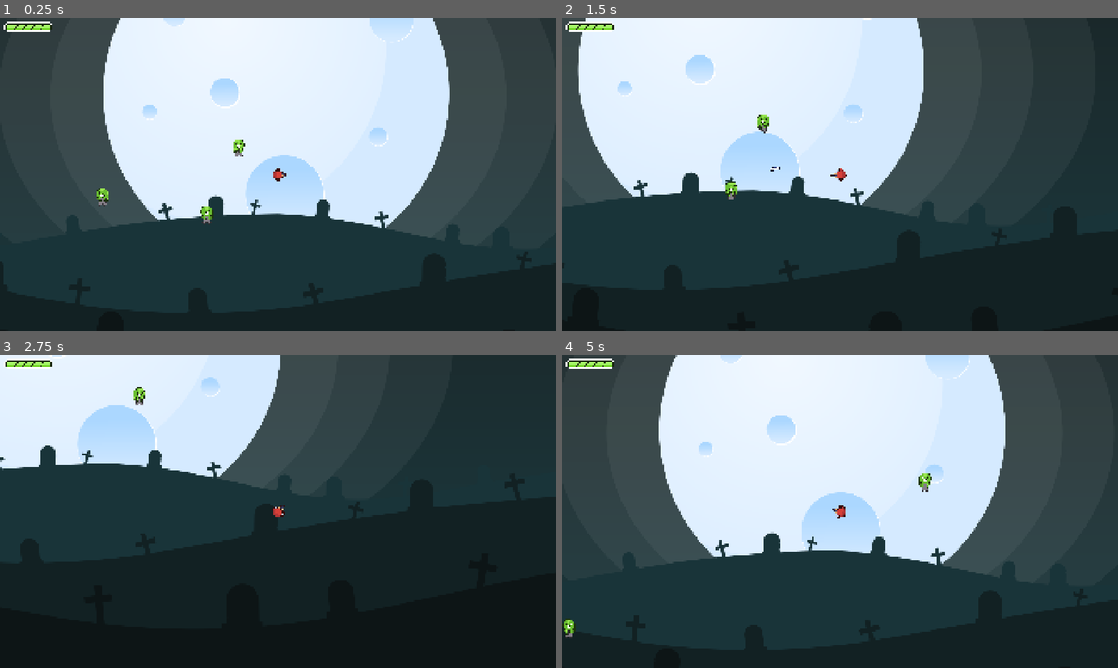
Above: before the commit, frames 1-4 (two rows, left to right).
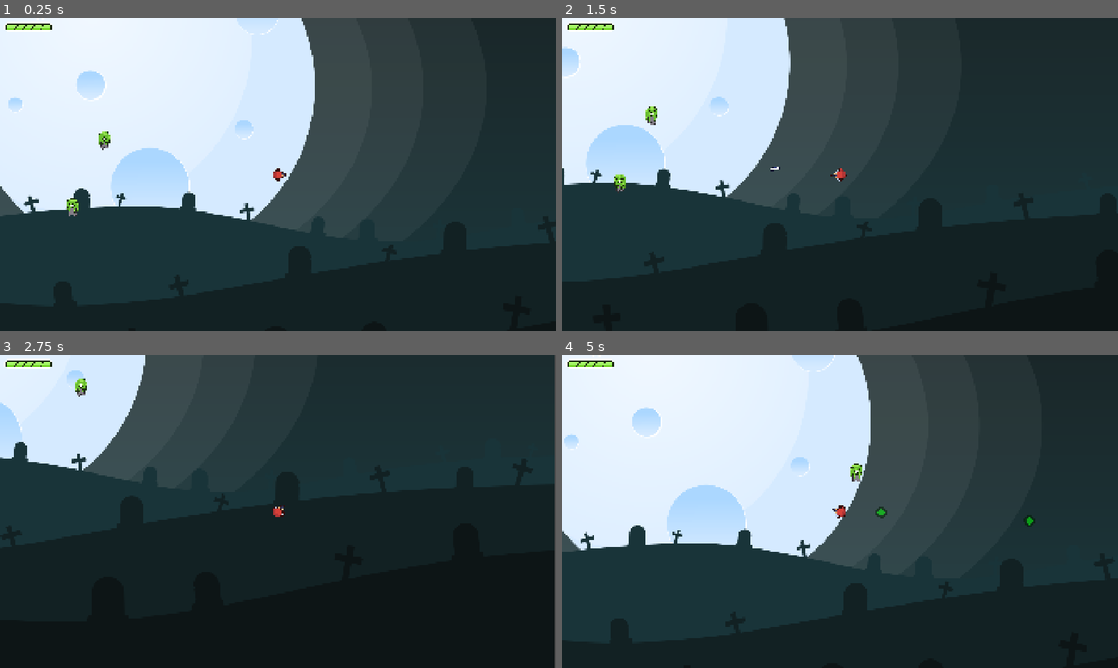
Above: after the commit, the same moments.

Repository: gsmereka/42-Game-Jam
Game: Godot game, scene res://sofia/Teste.tscn
The game is run twice, just before and just after one commit, with the same random seed, the same clock (stepped at 60 frames per second) and the same inputs. This scene is started directly instead of the project's main scene. The engine's default icon, where the game draws it, is replaced by a stand-in: a white triangle on a blue panel in a dark square.
Inputs (mouse positions are in pixels of both pictures, inside the frame that each line leads up to):
- Up to frame 1 (0.25 s): no input
- Up to frame 2 (1.5 s): tap Enter (ui_accept) at 0.5, 0.6, 0.77, 1.07 s; move the mouse to (962, 158) at 0.52 s; hold Right (ui_right) 0.53-1.28 s; move the mouse to (728, 190) at 1.27 s; hold Down (ui_down) from 1.28 s (still down); click (728, 190) at 1.35 s
- Up to frame 3 (2.75 s): tap Enter (ui_accept) at 1.52, 1.55, 1.82, 2.1 s; move the mouse to (333, 442) at 2.02 s; release Down (ui_down) at 2.03 s; hold Right (ui_right) from 2.03 s (still down)
- Up to frame 4 (5 s): move the mouse to (812, 574) at 2.77 s; release Right (ui_right) at 2.78 s; hold Up (ui_up) 2.78-3.53 s; click (812, 574) at 2.85 s; tap Enter (ui_accept) at 3.02, 3.05, 3.32, 3.6, 3.77, 4.07, 4.52, 4.55, 4.82 s; move the mouse to (1006, 558) at 3.52 s; hold Left (ui_left) from 3.53 s (still down); move the mouse to (673, 464) at 4.27 s; click (673, 464) at 4.35 s

The runs differ from the first frame. In frame 1, 35% of the frame differs, in the area x 0-100%, y 0-74%; in frame 2, 24%; in frame 3, 14%; in frame 4, 35%.

Commit message:
update enemy

Diff:
--- a/sofia/Enemy.gd
+++ b/sofia/Enemy.gd
@@ -13,7 +13,7 @@
 var enemy_vision
 @export var min_delay: float = 2.0  # tempo mínimo entre sons
 @export var max_delay: float = 2.5  # tempo máximo entre sons
-
+var target : Node2D
 func _ready():
 	$AnimatedSprite2D.play("default")
 	screen_size = get_viewport_rect().size
--- a/sofia/Enemy.tscn
+++ b/sofia/Enemy.tscn
@@ -11,6 +11,53 @@
 
 [sub_resource type="RectangleShape2D" id="RectangleShape2D_55jtl"]
 size = Vector2(50, 54)
+
+[sub_resource type="GDScript" id="GDScript_s31rl"]
+script/source = "extends State
+@export var pai : CharacterBody2D
+
+func Enter():
+	pass
+
+func Update(_delta:float):
+	if pai.target:
+		shoot()
+	pass
+
+var bul = preload(\"res://Scenes/Game/characters/enemy/bullet.tscn\")
+var can_shoot = true
+
+@export var color : Color
+func shoot():
+	if not can_shoot:
+		return
+	can_shoot = false
+
+	var direct = (pai.target.global_position - pai.global_position).normalized()
+	var bule = bul.instantiate()
+	bule.direct = direct
+	bule.global_position = pai.global_position
+	bule.moveSpeed = 230
+	bule.modulate = color
+	pai.get_parent().add_child(bule)
+
+	await get_tree().create_timer(1).timeout
+	can_shoot = true
+
+func Physics_Update(_delta:float):
+	pass
+
+func Exit():
+	pass
+
+
+
+func _on_area_2d_body_exited(body: Node2D) -> void:
+	if !body is Player:
+		return
+	get_parent().change_state(self, \"MoveState\")
+	pass # Replace with function body.
+"
 
 [sub_resource type="AtlasTexture" id="AtlasTexture_fdex3"]
 atlas = ExtResource("6_726of")
@@ -48,6 +95,9 @@
 "speed": 5.0
 }]
 
+[sub_resource type="CircleShape2D" id="CircleShape2D_s31rl"]
+radius = 254.608
+
 [node name="Enemy" type="CharacterBody2D"]
 collision_layer = 9
 collision_mask = 9
@@ -69,8 +119,14 @@
 script = ExtResource("4_prj20")
 pai = NodePath("../..")
 
-[node name="FreeeState" type="Node2D" parent="StateManager"]
+[node name="FreeeState" type="Node2D" parent="StateManager" node_paths=PackedStringArray("pai")]
 script = ExtResource("5_0aeik")
+pai = NodePath("../..")
+
+[node name="AimPlayer" type="Node2D" parent="StateManager" node_paths=PackedStringArray("pai")]
+script = SubResource("GDScript_s31rl")
+pai = NodePath("../..")
+color = Color(0, 0.988235, 0, 0.537255)
 
 [node name="AnimatedSprite2D" type="AnimatedSprite2D" parent="."]
 sprite_frames = SubResource("SpriteFrames_fdex3")
@@ -82,3 +138,11 @@
 [node name="HitEnemy" type="AudioStreamPlayer2D" parent="."]
 stream = ExtResource("8_s31rl")
 volume_db = 6.327
+
+[node name="Area2D" type="Area2D" parent="."]
+
+[node name="CollisionShape2D" type="CollisionShape2D" parent="Area2D"]
+shape = SubResource("CircleShape2D_s31rl")
+
+[connection signal="body_entered" from="Area2D" to="StateManager/MoveState" method="_on_area_2d_body_entered"]
+[connection signal="body_exited" from="Area2D" to="StateManager/AimPlayer" method="_on_area_2d_body_exited"]
--- a/sofia/Teste.tscn
+++ b/sofia/Teste.tscn
@@ -10,6 +10,7 @@
 texture = ExtResource("1_isv0s")
 
 [node name="Player" parent="." instance=ExtResource("2_rks41")]
+position = Vector2(232, 13)
 
 [node name="StateMove" parent="Player/StateManager" index="0"]
 fire_rate = 0.2
--- a/sofia/freee_state.gd
+++ b/sofia/freee_state.gd
@@ -5,10 +5,6 @@
 	pass
 
 func Update(_delta:float):
-	if Input.is_action_just_pressed("ui_accept"):
-		get_parent().change_state(self, "MoveState")
-
-
 	pass
 
 func Physics_Update(_delta:float):
--- a/sofia/move_state.gd
+++ b/sofia/move_state.gd
@@ -5,8 +5,6 @@
 	pass
 
 func Update(_delta:float):
-	if Input.is_action_just_pressed("ui_accept"):
-		get_parent().change_state(self, "FreeeState")
 
 	pai.timer += _delta
 
@@ -26,3 +24,11 @@
 
 func Exit():
 	pass
+
+
+func _on_area_2d_body_entered(body: Node2D) -> void:
+	if !body is Player:
+		return
+	pai.target = body
+	get_parent().change_state(self, "AimPlayer")
+	pass # Replace with function body.
Not shown: 1 places in sofia/Enemy.tscn that only renumber resources
